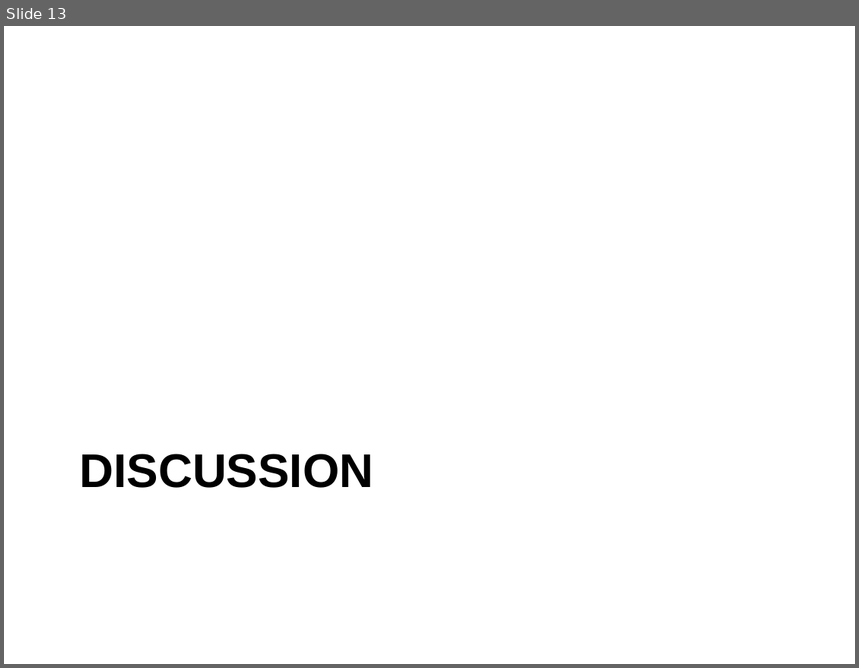
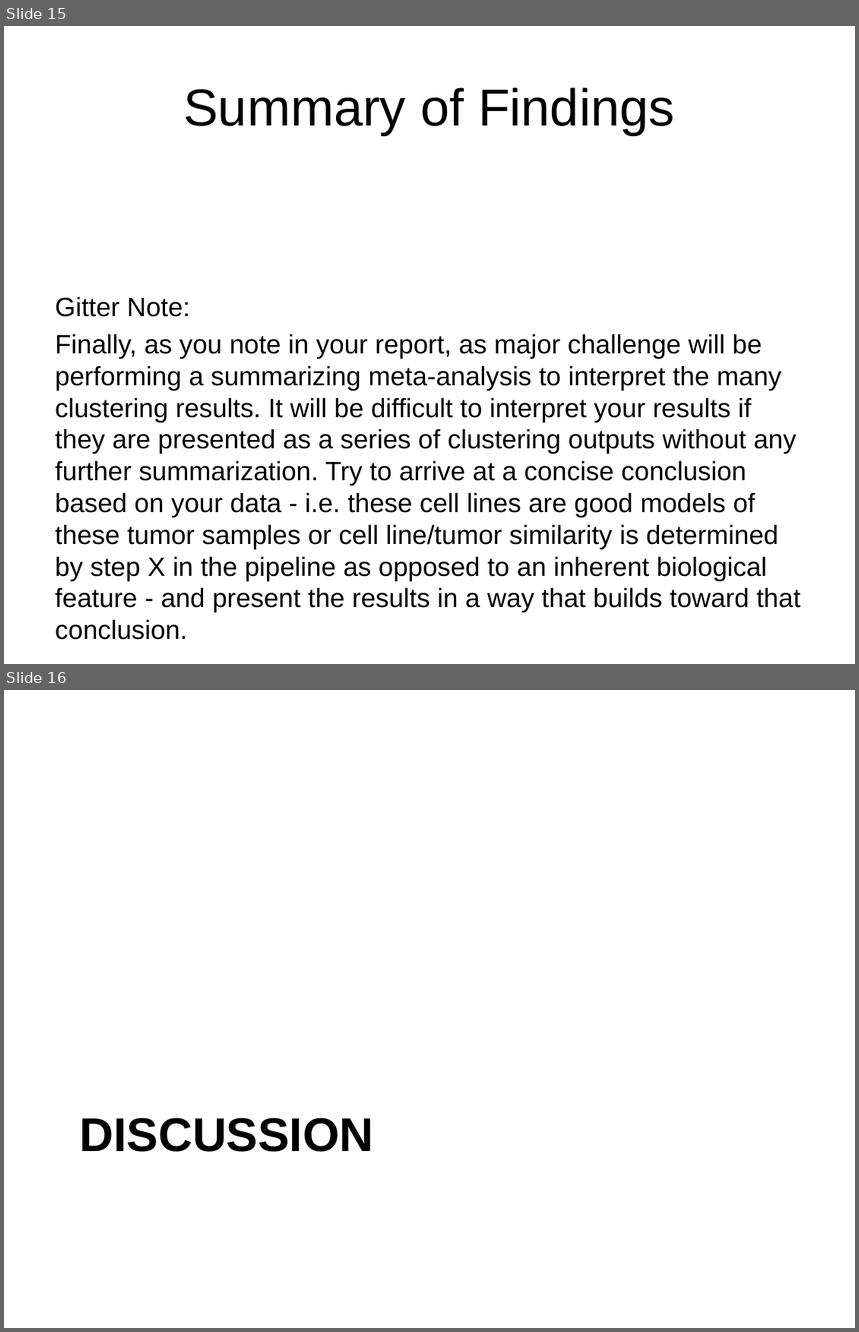
Before and after one commit to eotles/CS838, a slide deck: ProjectPresentation.pptx. Shown one above the other, each under a label of ours: slide 13 before the commit, slides 15 and 16 after it. The pictures are 859x668 and 859x1332 pixels, drawn with LibreOffice and Linux fonts; fonts in the diff are those of the drawing. Boxes give left, top, right and bottom in pixels: in the first picture for what was removed or moved away, otherwise in the second. Text is boxed around its words. In the diff, an @@ line names an element or a change of style, - is before the commit and + after.

```diff
--- a/ProjectPresentation.pptx
+++ b/ProjectPresentation.pptx
@@ slide 15 added at box(4, 26, 855, 664), background #FFFFFF @@
@@ title added at box(183, 88, 675, 135), 44 pt, text #000000 @@
+Summary of Findings
@@ text added at box(55, 297, 800, 608), 22.4 pt, text #000000 @@
+Gitter Note:
+Finally, as you note in your report, as major challenge will be performing a summarizing meta-analysis to interpret the many clustering results. It will be difficult to interpret your results if they are presented as a series of clustering outputs without any further summarization. Try to arrive at a concise conclusion based on your data - i.e. these cell lines are good models of these tumor samples or cell line/tumor similarity is determined by step X in the pipeline as opposed to an inherent biological feature - and present the results in a way that builds toward that conclusion.
@@ what was slide 13 is now slide 16 @@
```
Also in this commit, not shown: 4 slides changed, 7 other slides added, 5 slides removed.
